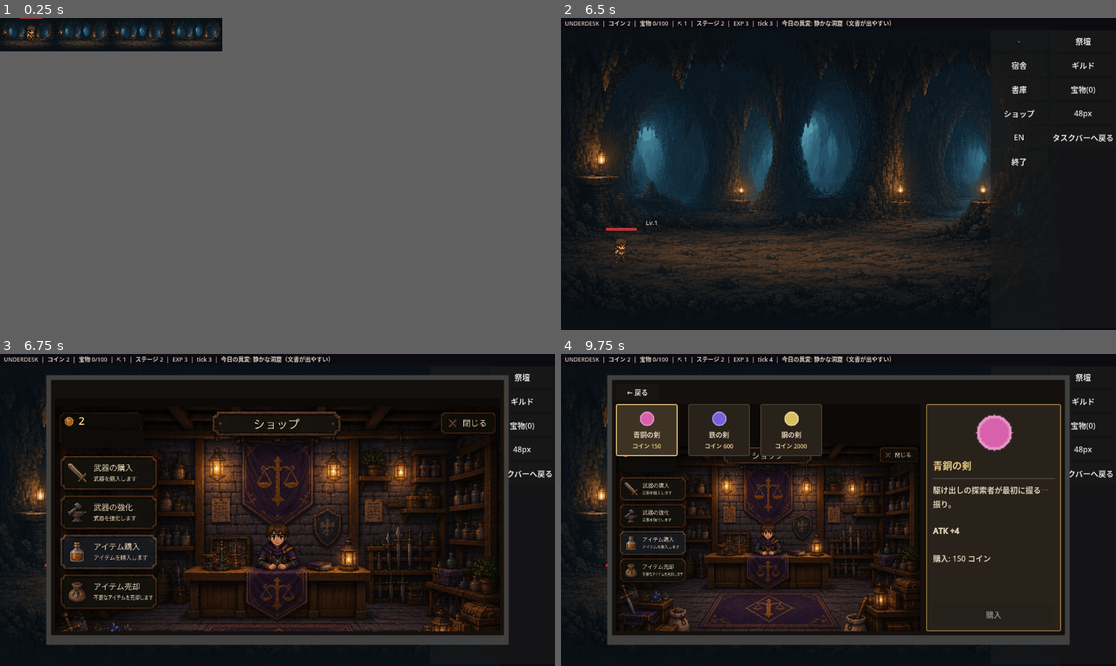
Above: before the commit, frames 1-4 (two rows, left to right).
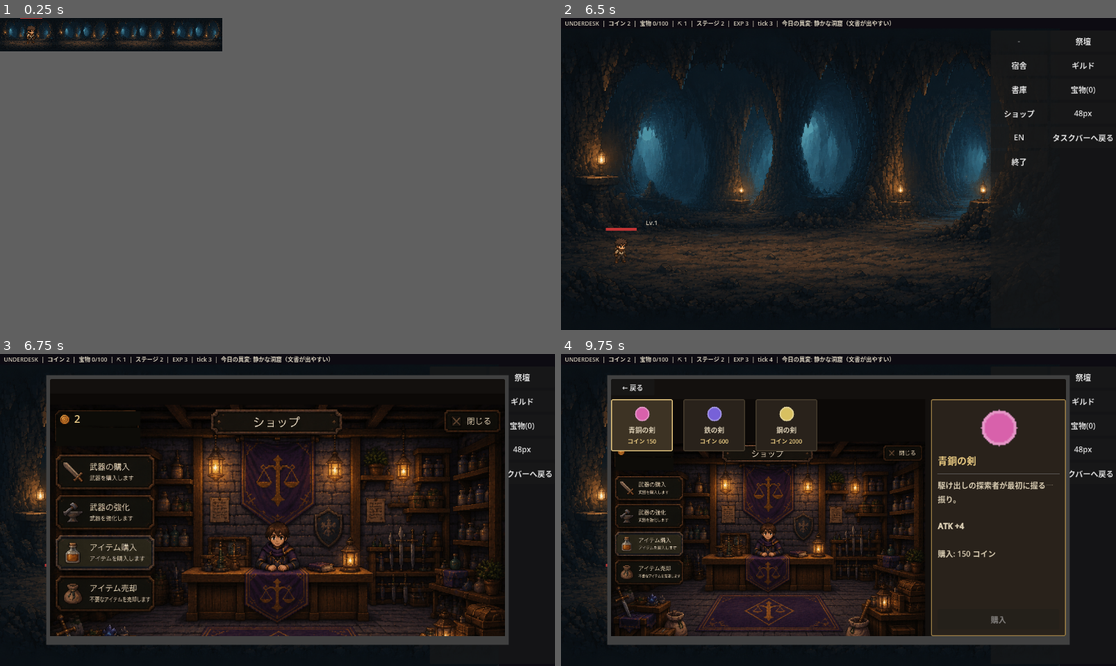
Above: after the commit, the same moments.

Repository: jinsei0604/UnderDesk
Game: Godot game, scene res://src/ui/main.tscn
The game is run twice, just before and just after one commit, with the same random seed, the same clock (stepped at 60 frames per second) and the same inputs.
Inputs (mouse positions are in pixels of both pictures, inside the frame that each line leads up to; where the layout moved, square brackets give the same spot in the first picture):
- Up to frame 1 (0.25 s): no input
- Up to frame 2 (6.5 s): tap Enter at 0.5 s; drag from (672, 33) to (694, 27) at 0.52 s; click "祭壇" at 1.25 s; click "宿舎" at 2 s; click "ギルド" at 2.75 s; click "書庫" at 3.5 s; click "OK" at 4.25 s; click "宝物(0)" at 5 s; click "OK" at 5.75 s
- Up to frame 3 (6.75 s): click "ショップ" at 6.5 s
- Up to frame 4 (9.75 s): click "48px" at 7.25 s; click "EN" at 8 s; click "タスクバーへ戻る" at 8.75 s; click (599, 366) [605, 366] at 9.5 s

Frames 1-2 are identical in both runs. In frame 3, 12% of the frame differs, in the area x 9-91%, y 8-91%; in frame 4, 13%.

Commit message:
Fix the buy-item button's blue tint and drop the shop's outer frame
The mockup baked "アイテム購入" in a distinctly cooler/bluer panel fill
than the other three buttons (a leftover hover/selected state from the
source screenshot) — recolored its background pixels to match the
warm tone of the other three (luminance-preserving, only touching dark
cool-toned background pixels so the potion icon and text are untouched).

Also added UDCardDialog.set_frame_visible(): the shared dark-cabinet
border/margin every card dialog draws around its content was showing
up as an unrelated outer edge around the shop's now fully art-driven
UI. Off for the shop only — every other dialog keeps the cabinet frame.

Diff:
--- a/src/ui/card_dialog.gd
+++ b/src/ui/card_dialog.gd
@@ -43,6 +43,7 @@
 var _card_area: Control
 var _action_requires_selection: bool = true
 var _detail_panel: Control
+var _root_panel: PanelContainer
 ## Invisible click targets over a set_background() illustration (e.g. the
 ## guild's painted "アイテム交換" / "交換カウンター" signs), each a Rect2
 ## normalized to the background texture's own pixel size (0..1 on both
@@ -64,6 +65,7 @@
 	root.custom_minimum_size = Vector2(920, 500)
 	root.add_theme_stylebox_override("panel", _flat(COLOR_CABINET, COLOR_BORDER_DIM, 2, 10))
 	add_child(root)
+	_root_panel = root
 
 	var column := VBoxContainer.new()
 	column.add_theme_constant_override("separation", 8)
@@ -226,6 +228,17 @@
 func hide_native_chrome() -> void:
 	get_ok_button().visible = false
 	borderless = true
+
+
+## Drops the dark-cabinet border/margin the root panel normally draws
+## around every card dialog — for a dialog whose set_background() art
+## already reads as a complete scene (the shop), that extra frame just
+## shows up as an unrelated outer edge instead of matching the art.
+func set_frame_visible(visible_now: bool) -> void:
+	if visible_now:
+		_root_panel.add_theme_stylebox_override("panel", _flat(COLOR_CABINET, COLOR_BORDER_DIM, 2, 10))
+	else:
+		_root_panel.add_theme_stylebox_override("panel", _flat(COLOR_CABINET, COLOR_CABINET, 0, 0))
 
 
 ## Shows the "back to series" button on nested pages (archive shelves).
--- a/src/ui/main.gd
+++ b/src/ui/main.gd
@@ -939,6 +939,7 @@
 	_shop_dialog.back_pressed.connect(_show_shop_front)
 	_shop_dialog.set_background(art.texture("dialog_bg_shop"))
 	_shop_dialog.hide_native_chrome()
+	_shop_dialog.set_frame_visible(false)
 	add_child(_shop_dialog)
 
 
Binary file changed: assets/art/dialog_bg_shop.png
